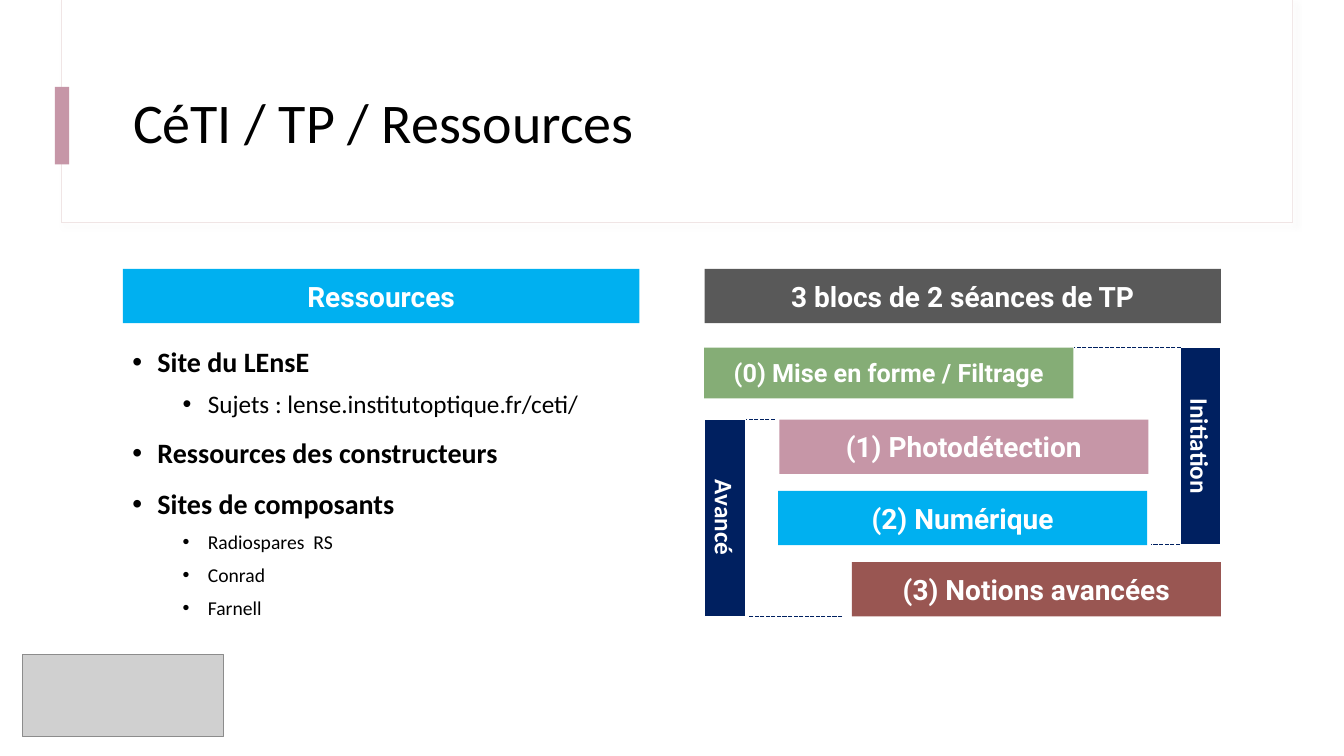
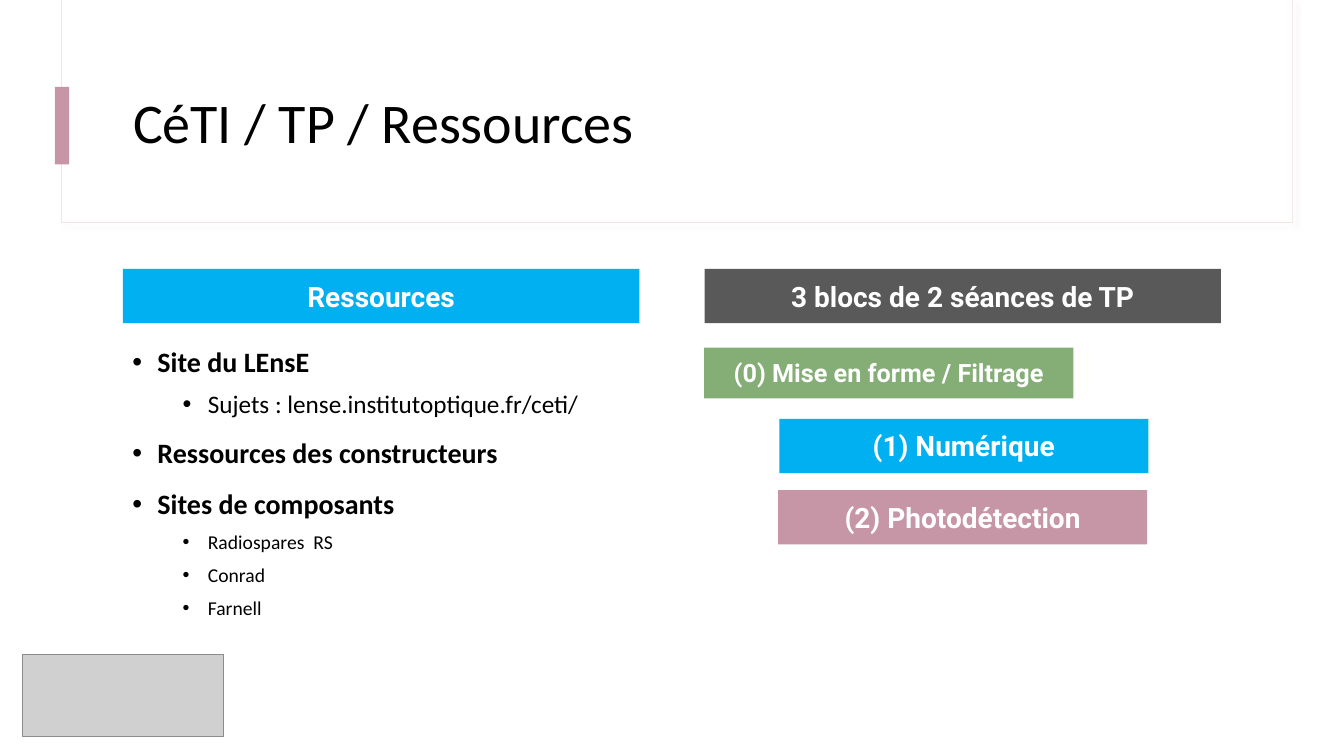
Before and after one commit to IOGS-Digital-Methods/semester-5, a slide deck: slide 16 of CeTI/b0_intro/B0_1_CeTI.pptx (slide 15 before the commit). Drawn at 1344x756 pixels with LibreOffice and Linux fonts; fonts in the diff are those of the drawing; grey boxes stand for pictures. Boxes give left, top, right and bottom in pixels: in the first picture for what was removed or moved away, otherwise in the second. Text is boxed around its words. In the diff, an @@ line names an element or a change of style, - is before the commit and + after.

```diff
--- a/CeTI/b0_intro/B0_1_CeTI.pptx
+++ b/CeTI/b0_intro/B0_1_CeTI.pptx
@@ line removed from (1182, 348) to (1075, 348) @@
@@ rectangle removed at (1180,347,1221,545) @@
-Initiation
@@ rectangle removed at (704,419,746,617) @@
-Avancé
@@ line removed from (775, 419) to (747, 419) @@
@@ rectangle "(1) Numérique" at (779,419,1148,474): fill #C696A7 to #00B0F0 @@
@@ text in rectangle at (873,434,1054,462): text changed @@
-(1) Photodétection
+(1) Numérique
@@ rectangle "(2) Photodétection" at (778,490,1147,544): fill #00B0F0 to #C696A7 @@
@@ text in rectangle at (845,506,1080,534): text changed @@
-(2) Numérique
+(2) Photodétection
@@ rectangle removed at (852,563,1221,617) @@
-(3) Notions avancées
@@ line removed from (1180, 544) to (1151, 544) @@
@@ line removed from (842, 617) to (749, 617) @@
```
Also in this commit, not shown: 8 other slides changed, 1 slide added, 6 other files.
